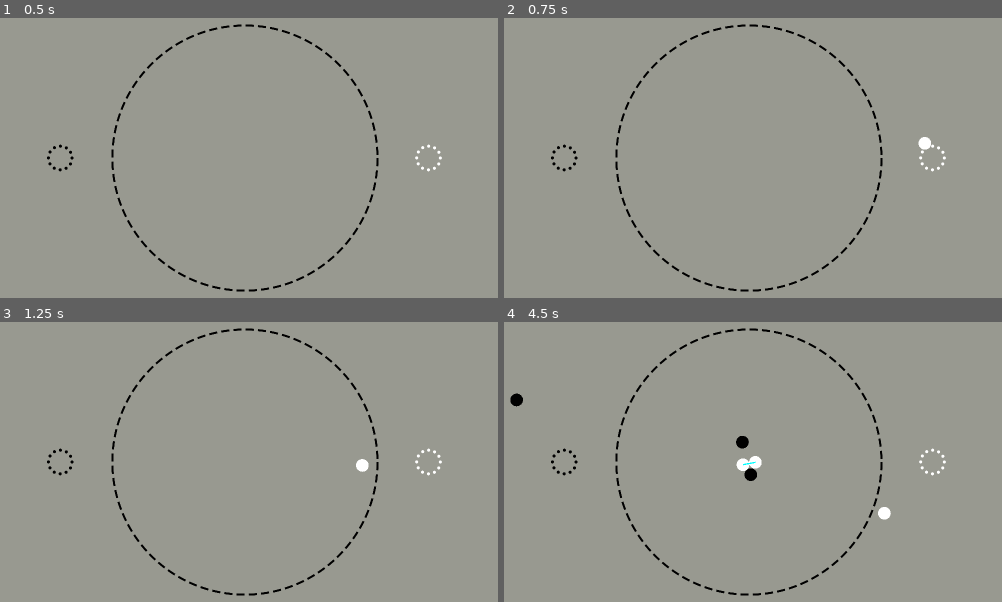
Above: before the commit, frames 1-4 (two rows, left to right).
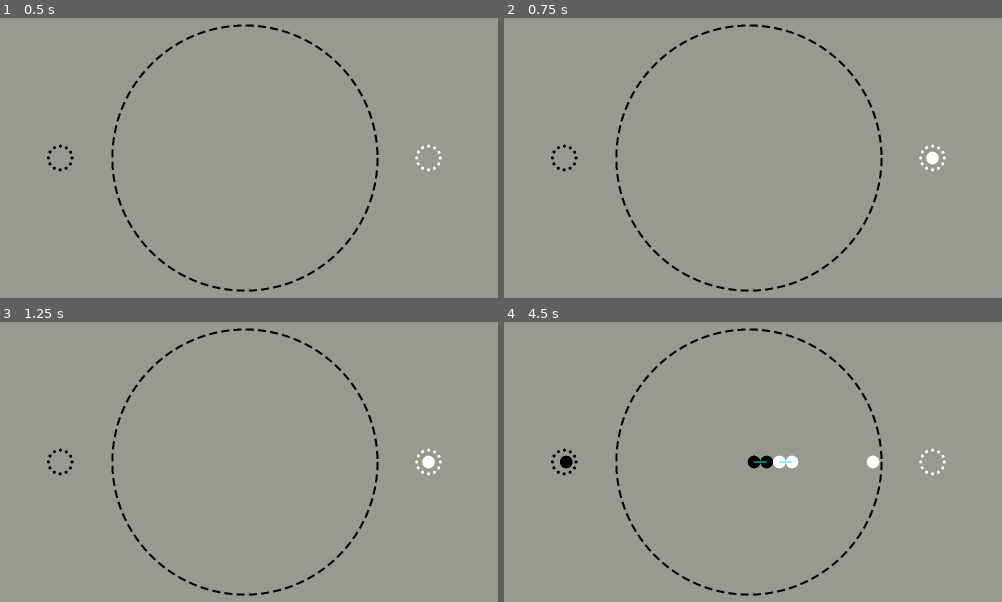
Above: after the commit, the same moments.

Repository: aeriab/Orbital_Go
Game: Godot game, scene res://game.tscn
Same seed, same stepped clock (60 frames per second), same inputs: the game is played once before the commit and once after it.
Inputs (mouse positions are in pixels of both pictures, inside the frame that each line leads up to):
- Up to frame 1 (0.5 s): no input
- Up to frame 2 (0.75 s): tap Enter at 0.5 s; move the mouse to (927, 135) at 0.52 s; press the mouse at (927, 135) at 0.53 s
- Up to frame 3 (1.25 s): no input
- Up to frame 4 (4.5 s): move the mouse to (588, 484) at 1.27 s; release the mouse at (588, 484) at 1.28 s; click (588, 484) at 1.35 s; move the mouse to (827, 364) at 2.02 s; press the mouse at (827, 364) at 2.03 s; move the mouse to (708, 551) at 2.77 s; release the mouse at (708, 551) at 2.78 s; click (708, 551) at 2.85 s; move the mouse to (987, 529) at 3.52 s; press the mouse at (987, 529) at 3.53 s; move the mouse to (508, 394) at 4.27 s; release the mouse at (508, 394) at 4.28 s; click (508, 394) at 4.35 s

Frame 1 is identical in both runs. In frame 2, 0.2% of the frame differs, in the area x 83-88%, y 42-53%; in frame 3, 0.2%; in frame 4, 1.1%, in the area x 1-78%, y 25-71%.

Commit message:
getting launch points set up

Diff:
--- /dev/null
+++ b/Global.gd
@@ -0,0 +1,3 @@
+extends Node
+
+var is_black_turn: bool = true
--- a/ball_piece/ball_piece.gd
+++ b/ball_piece/ball_piece.gd
@@ -64,14 +64,14 @@
 	connect_area_2d.body_exited.connect(_on_body_exited)
 
 
-	if (Global.is_white_turn):
+	if (Global.is_black_turn):
 		polygon_2d.self_modulate = p1_color
 		add_to_group("White")
 	else:
 		polygon_2d.self_modulate = p2_color
 		add_to_group("Black")
 
-	Global.is_white_turn = !Global.is_white_turn
+	Global.is_black_turn = !Global.is_black_turn
 
 	sleeping = false
 	#linear_velocity = Vector2(100,100)
--- a/game.gd
+++ /dev/null
@@ -1,10 +0,0 @@
-extends Node2D
-
-@export var ball_scene: PackedScene
-
-func _input(event: InputEvent) -> void:
-	if event.is_action_pressed("spawn_piece"):
-		var ball = ball_scene.instantiate()
-		ball.global_position = get_global_mouse_position()
-		add_child(ball)
-		ball.linear_velocity = Vector2(100,100)
--- a/game.tscn
+++ b/game.tscn
@@ -1,12 +1,10 @@
 [gd_scene load_steps=4 format=3 uid="uid://b8pt6dxfyal5k"]
 
 [ext_resource type="PackedScene" uid="uid://ca8du4avx1yur" path="res://ball_piece/ball_piece.tscn" id="1_80nbo"]
-[ext_resource type="Script" uid="uid://bxvoflughc76v" path="res://game.gd" id="1_e2o6t"]
+[ext_resource type="Script" uid="uid://c455fht0j102m" path="res://input_handler.gd" id="2_e2o6t"]
 [ext_resource type="Texture2D" uid="uid://cwmtrjt71t2qq" path="res://Orbital_Go_Background.png" id="3_feb5d"]
 
 [node name="Game" type="Node2D"]
-script = ExtResource("1_e2o6t")
-ball_scene = ExtResource("1_80nbo")
 
 [node name="ColorRect" type="ColorRect" parent="."]
 offset_left = -5351.0
@@ -23,5 +21,14 @@
 [node name="Camera2D" type="Camera2D" parent="."]
 zoom = Vector2(0.85, 0.85)
 
-[node name="Node2D" type="Node2D" parent="."]
-position = Vector2(0, 437)
+[node name="InputHandler" type="Node2D" parent="." node_paths=PackedStringArray("black_start_spot", "white_start_spot")]
+script = ExtResource("2_e2o6t")
+ball_scene = ExtResource("1_80nbo")
+black_start_spot = NodePath("../BlackStartLocation")
+white_start_spot = NodePath("../WhiteStartLocation")
+
+[node name="BlackStartLocation" type="Node2D" parent="."]
+position = Vector2(-434.768, 0)
+
+[node name="WhiteStartLocation" type="Node2D" parent="."]
+position = Vector2(431.807, 0)
--- /dev/null
+++ b/input_handler.gd
@@ -0,0 +1,29 @@
+extends Node2D
+
+@export var ball_scene: PackedScene
+@export var black_start_spot: Node2D
+@export var white_start_spot: Node2D
+
+var launch_point: Vector2
+var release_point: Vector2
+
+var ball: RigidBody2D
+
+func _input(event: InputEvent) -> void:
+	if event.is_action_pressed("spawn_piece"):
+		launch_point = DisplayServer.mouse_get_position()
+		print("launch point: " + str(launch_point))
+		ball = ball_scene.instantiate()
+		ball.freeze = true
+		add_child(ball)
+		if Global.is_black_turn:
+			ball.global_position = black_start_spot.global_position
+		else:
+			ball.global_position = white_start_spot.global_position
+
+
+	if event.is_action_released("spawn_piece"):
+		release_point = DisplayServer.mouse_get_position()
+		print("release point: " + str(release_point))
+
+		ball.freeze = false
--- a/project.godot
+++ b/project.godot
@@ -17,7 +17,7 @@
 
 [autoload]
 
-Global="*res://autoloads/Global.gd"
+Global="*res://Global.gd"
 
 [display]
 
Not shown, added: Global.gd.uid
Not shown, removed: game.gd.uid
Not shown, added: input_handler.gd.uid
